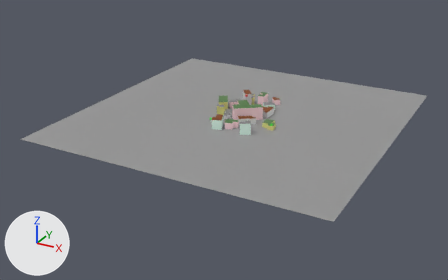
The glTF model front_vuejs/public/perception/exercices/0/3d_view.glb: old version first, new version second.
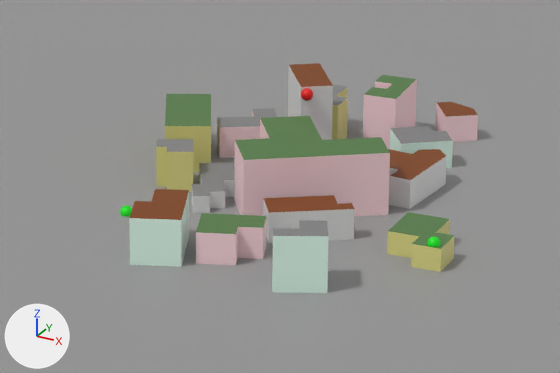
There are two pictures of each version: one whole from a 50 mm camera at (307.0, -607.0, 266.0) aimed at (-13.0, -26.0, -25.0), one close up on the part from 42% to 66% of the width and 28% to 54% of the height. The axes (+X, +Y, +Z) are drawn at lower left. The lights are the same throughout. Where no turn or scale is listed for an object, it has been applied to the vertices. Vertices at the same position are counted once.

The first close-up shows '0', 'Sphere'.
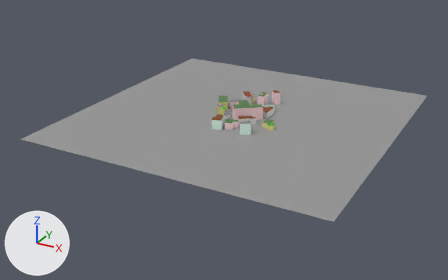
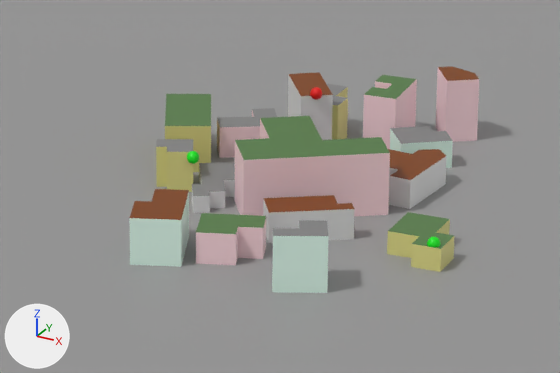
The change, as a diff of the scene's bpy script:
```diff
--- a/front_vuejs/public/perception/exercices/0/3d_view.glb.py
+++ b/front_vuejs/public/perception/exercices/0/3d_view.glb.py
@@ me_0 @@
 # used by ob_0; location = (0.0, 0.0, 0.0)
-me_0.from_pydata(...)  # 224 vertices, 378 faces; spans x -178.0..174.0, y -178.0..173.0, z 0.0..21.0
+me_0.from_pydata(...)  # 224 vertices, 378 faces; spans x -178.0..174.0, y -178.0..173.0, z 0.0..18.0
+# me_0 part 1: 1 vertex moved from x 20.0, y 56.0, z 7.0 to x 23.0, y 52.0, z 16.0; 8 vertices removed from x -16.0..23.0, y 14.0..58.0, z 7.0..21.0; 8 vertices added at x -16.0..20.0, y 14.0..58.0, z 16.0..18.0
 me_0.materials.append(mat_default_obj)
@@ ob_sphere @@
 ob_sphere = bpy.data.objects.new('Sphere', me_sphere)
-ob_sphere.location = (-4.5, 14.4, 19.0)
+ob_sphere.location = (-2.9, 16.1, 19.0)
```

Boxes (x1, y1, x2, y2) around the edits, measured in the close-ups (560 x 373 px; the box of a moved part takes in the faces that stretch with it):
'Sphere', moved
    before: (301, 88, 313, 101)
    after: (310, 87, 323, 100)
part 1 of me_0, moved or reshaped
    before: (288, 63, 478, 142)
    after: (288, 66, 479, 142)
